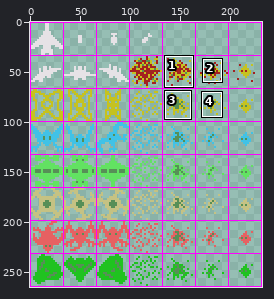
File history of a sprite sheet, extranion/data/spritesheet/exerion-sheet-x2.png. Above: a wide view before the commit, with the close-up outlined.
Close-up. The starting point:
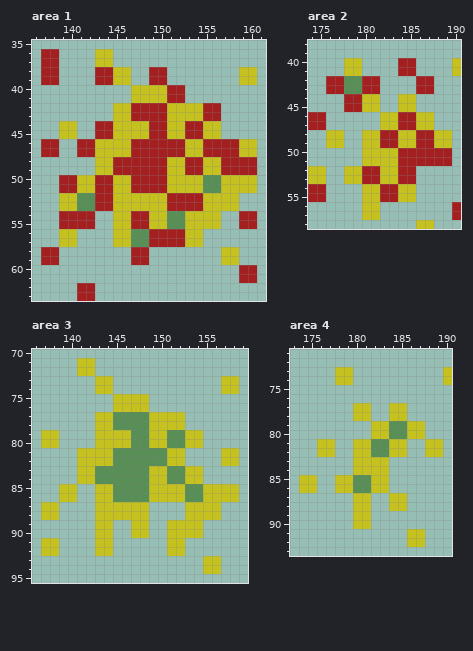
The file is 232x265 pixels. Shown: area 1: x 136..161, y 35..63; area 2: x 174..190, y 38..58; area 3: x 136..159, y 70..95; area 4: x 173..190, y 71..93. The commit also changed other parts of the picture, which this record leaves out.
Now the later version:
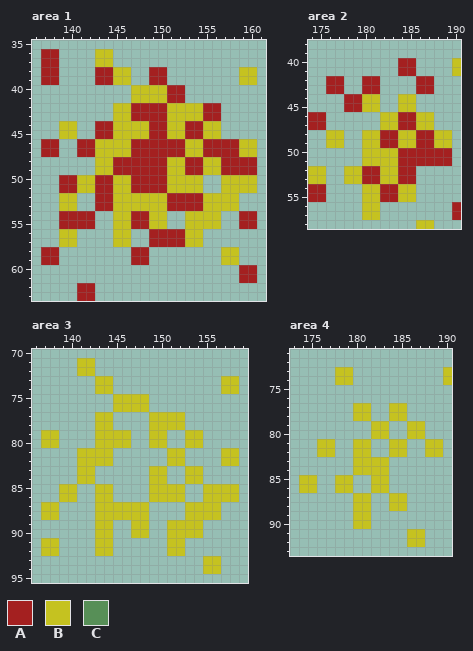
Palette (. is transparent): A #a42020  B #c5c220  C #578f57
Edits made:
Area 1:
The edit erases colour C in rows 50 to 51 at x 155 to 156; in rows 52 to 53 at x 141 to 142; in rows 54 to 55 at x 151 to 152; in rows 56 to 57 at x 147 to 148.
Area 2:
The edit erases colour B in rows 40 to 41 at x 178 to 179.
The edit erases colour C in rows 42 to 43 at x 178 to 179.
Area 3:
The edit erases colour C in rows 77 to 78 at x 145 to 148; in rows 79 to 80 at x 147 to 148 and 151 to 152; in rows 81 to 82 at x 145 to 150; in rows 83 to 84 at x 143 to 148 and 151 to 152; in rows 85 to 86 at x 145 to 148 and 153 to 154.
Area 4:
The edit erases colour C in rows 79 to 80 at x 184 to 185; in rows 81 to 82 at x 182 to 183; in rows 85 to 86 at x 180 to 181.
Where, in picture pixels (left, top, right, bottom), the same in both close-ups:
erased: (77, 175, 221, 247)
erased: (344, 58, 362, 94)
erased: (95, 412, 203, 502)
erased: (353, 421, 407, 493)
